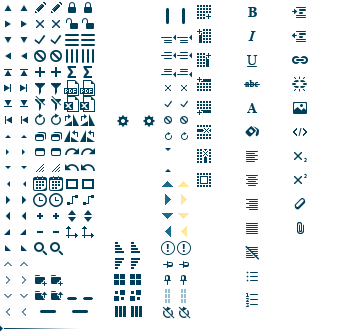
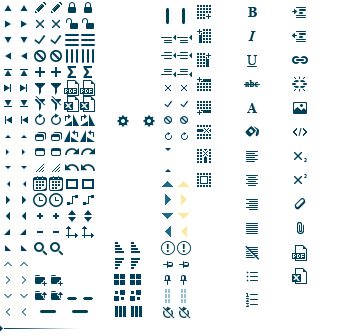
Before/after of a 340x336 layered artwork. What changed in the layer stack:
added group "Export" (1st of 2) with 4 layers above "Export" over [292, 245, 307, 284]
added layer "excel copy" in group "Export" over [292, 268, 307, 284]
added layer "pdf copy" in group "Export" over [292, 245, 307, 261]
